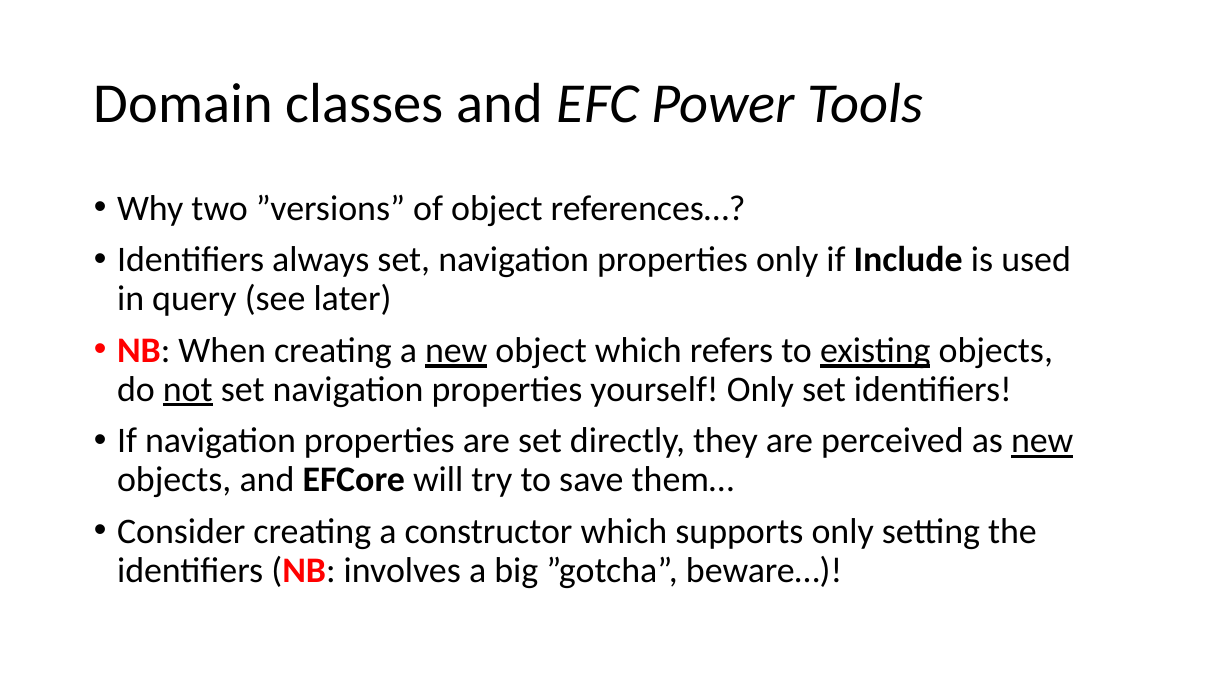
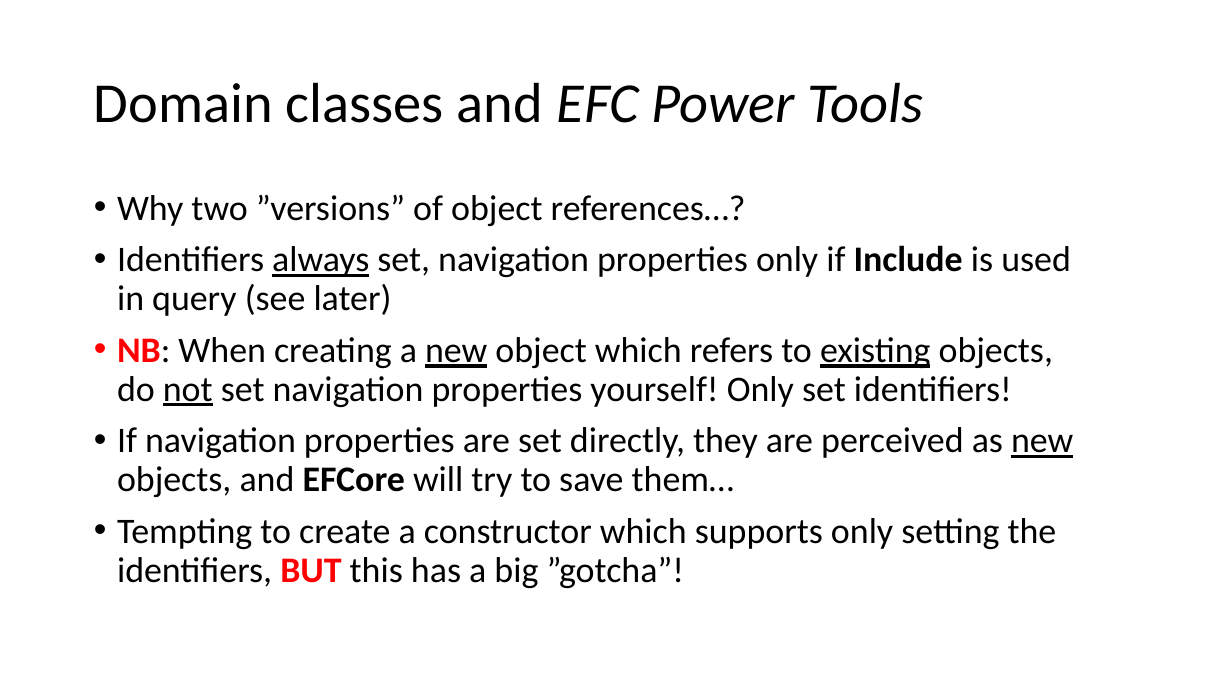
Before and after one commit to perslaursen/OOProg22, a slide deck: slide 12 of Chap/EFCore/Presentations/EFCoreEssentials.pptx. Drawn at 1232x693 pixels with LibreOffice and Linux fonts; fonts in the diff are those of the drawing. Boxes give left, top, right and bottom in pixels: in the first picture for what was removed or moved away, otherwise in the second. Text is boxed around its words. In the diff, an @@ line names an element or a change of style, - is before the commit and + after.

Commit message:
Updates to EFCore materials
Updates related to (the abandonment of) defining constructors for classes generated by EFC Power Tools.

```diff
--- a/Chap/EFCore/Presentations/EFCoreEssentials.pptx
+++ b/Chap/EFCore/Presentations/EFCoreEssentials.pptx
@@ text at (117, 245, 1071, 316): underline on in "always" @@
@@ text at (117, 518, 1057, 588): text changed @@
-• Consider creating a constructor which supports only setting the identifiers (NB: involves a big ”gotcha”, beware…)!
+• Tempting to create a constructor which supports only setting the identifiers, BUT this has a big ”gotcha”!
```
Also in this commit, not shown: 13 other slides changed, 2 slides added, 1 slide removed, 12 other files.
